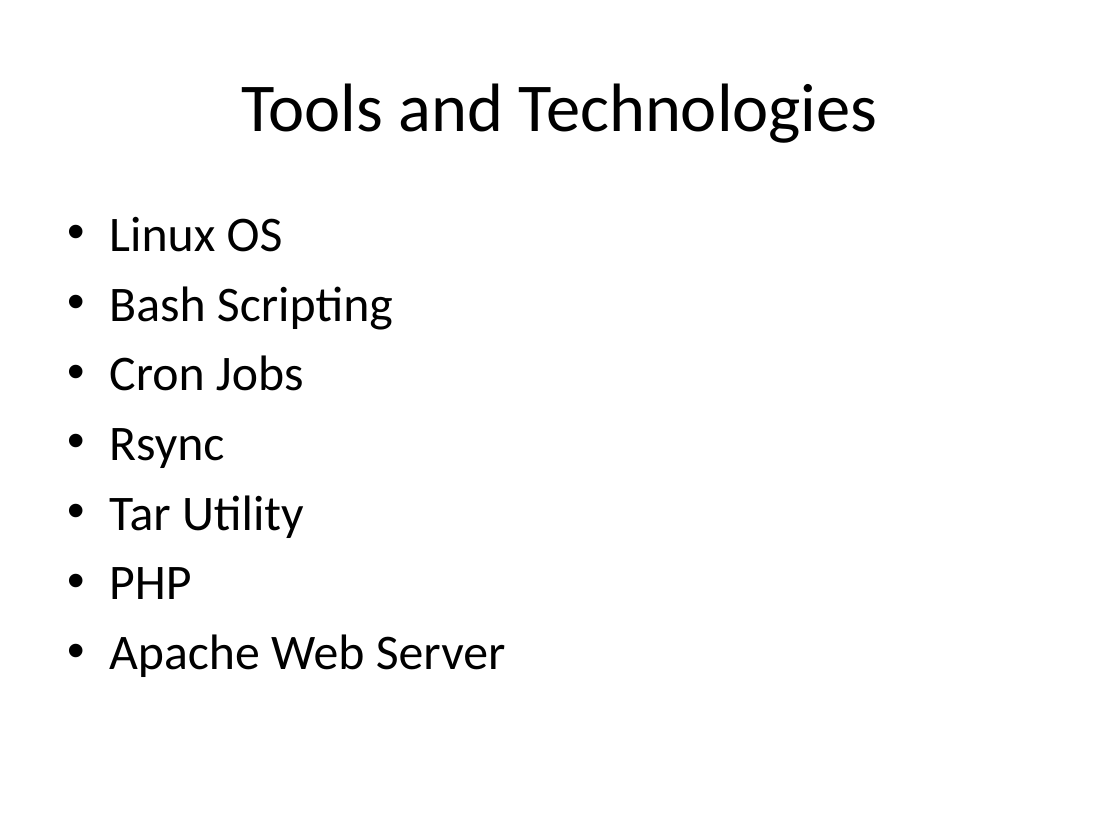
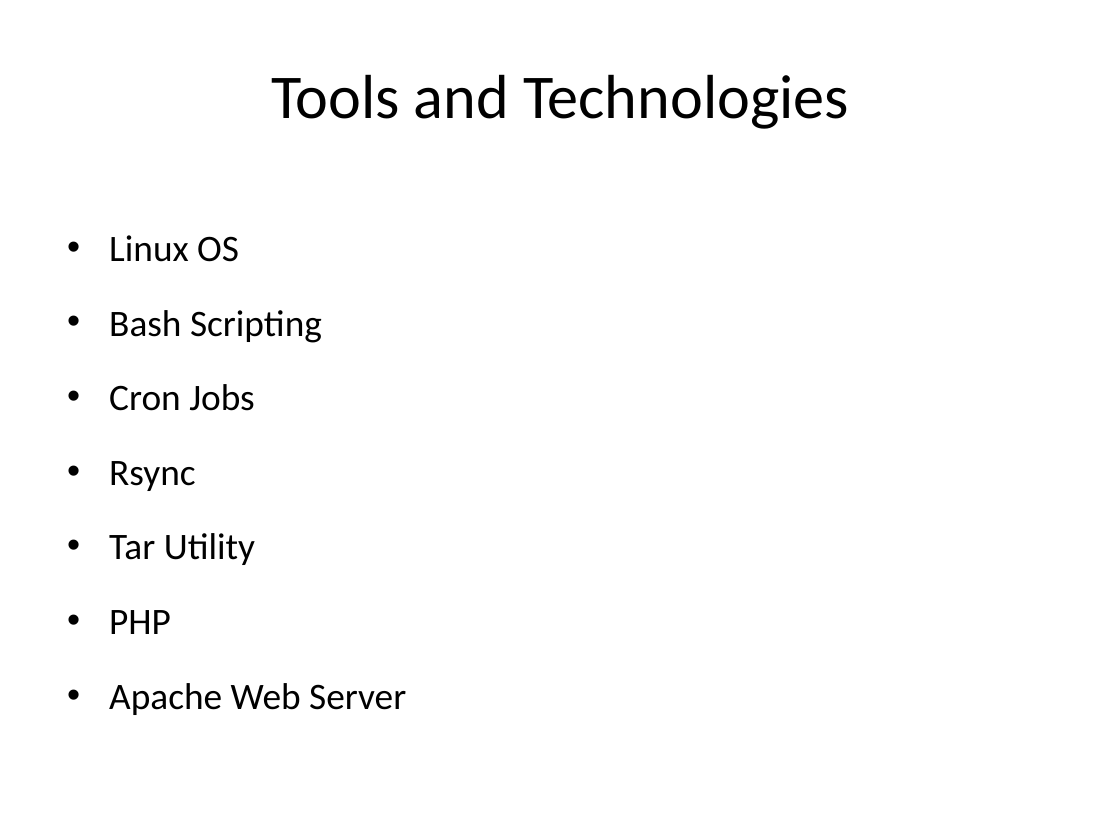
Before and after one commit to VarshithreddyMuddasani/Automated-Backup-Web-Manager-using-Linux, a slide deck: slide 6 of Project PPT.pptx. Drawn at 1120x840 pixels with LibreOffice and Linux fonts; fonts in the diff are those of the drawing. Boxes give left, top, right and bottom in pixels: in the first picture for what was removed or moved away, otherwise in the second. Text is boxed around its words. In the diff, an @@ line names an element or a change of style, - is before the commit and + after.

```diff
--- a/Project PPT.pptx
+++ b/Project PPT.pptx
@@ title "Tools and Technologies" at (271, 74, 849, 129): size 44 to 40 pt @@
@@ text "Linux OS" at (109, 235, 406, 715): size 32 to 24 pt; line spacing 1 to 1.5; less space between paragraphs @@
```
Also in this commit, not shown: 8 other slides changed, 2 slides added, 4 slides removed.
